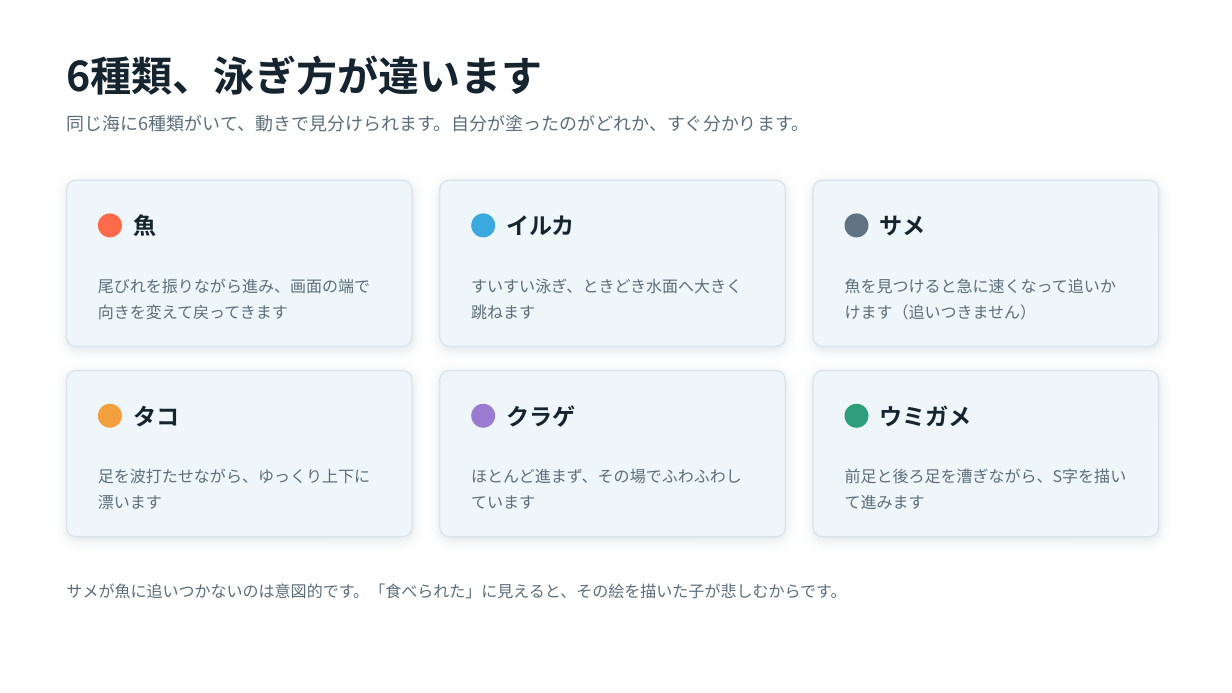
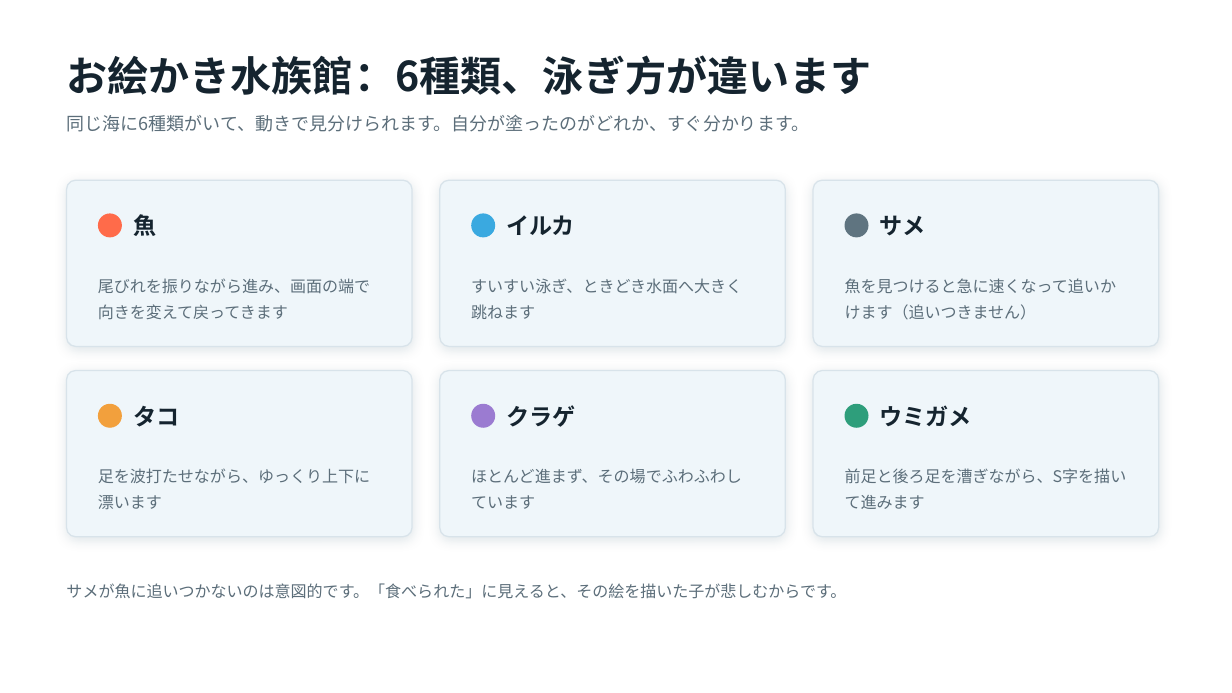
Before and after one commit to manakikido-jpg/PaintingsAquarium, a slide deck: slide 7 of docs/お絵かき水族館-企画書.pptx (slide 6 before the commit). Drawn at 1232x693 pixels with LibreOffice and Linux fonts; fonts in the diff are those of the drawing. Boxes give left, top, right and bottom in pixels: in the first picture for what was removed or moved away, otherwise in the second. Text is boxed around its words. In the diff, an @@ line names an element or a change of style, - is before the commit and + after.

```diff
--- a/docs/お絵かき水族館-企画書.pptx
+++ b/docs/お絵かき水族館-企画書.pptx
@@ text at bbox=[66, 55, 871, 95]: text changed @@
-6種類、泳ぎ方が違います
+お絵かき水族館：6種類、泳ぎ方が違います
```
Also in this commit, not shown: 8 other slides changed, 2 slides added, 6 other files.
